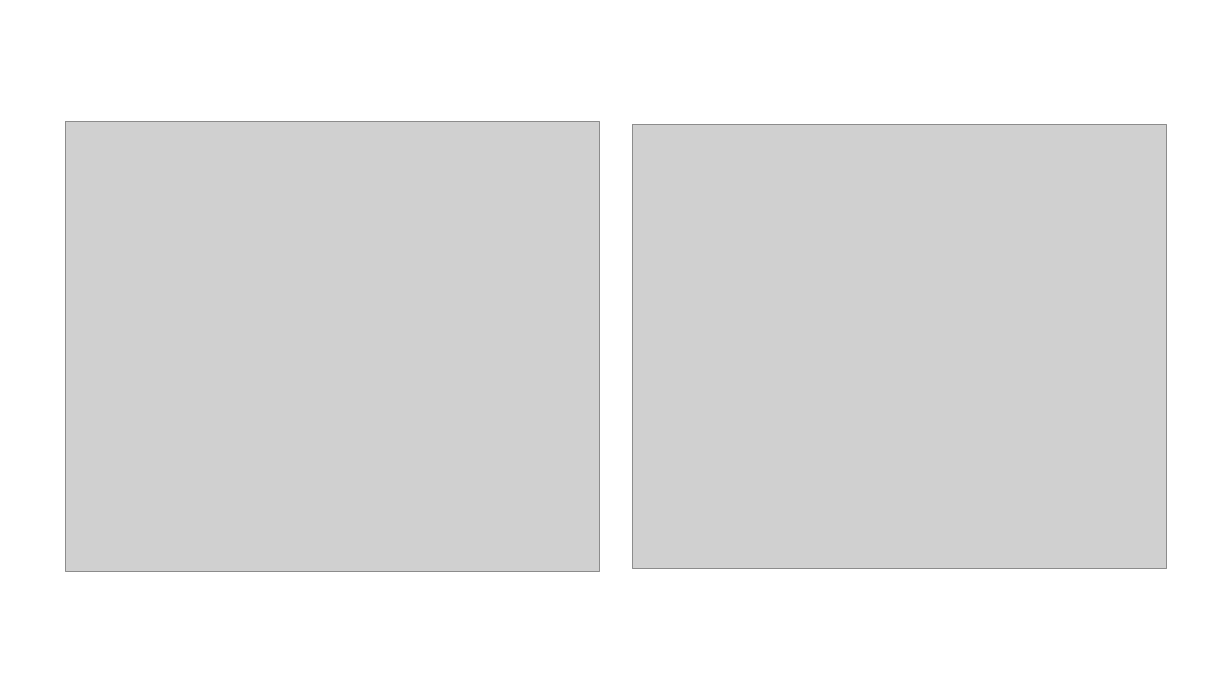
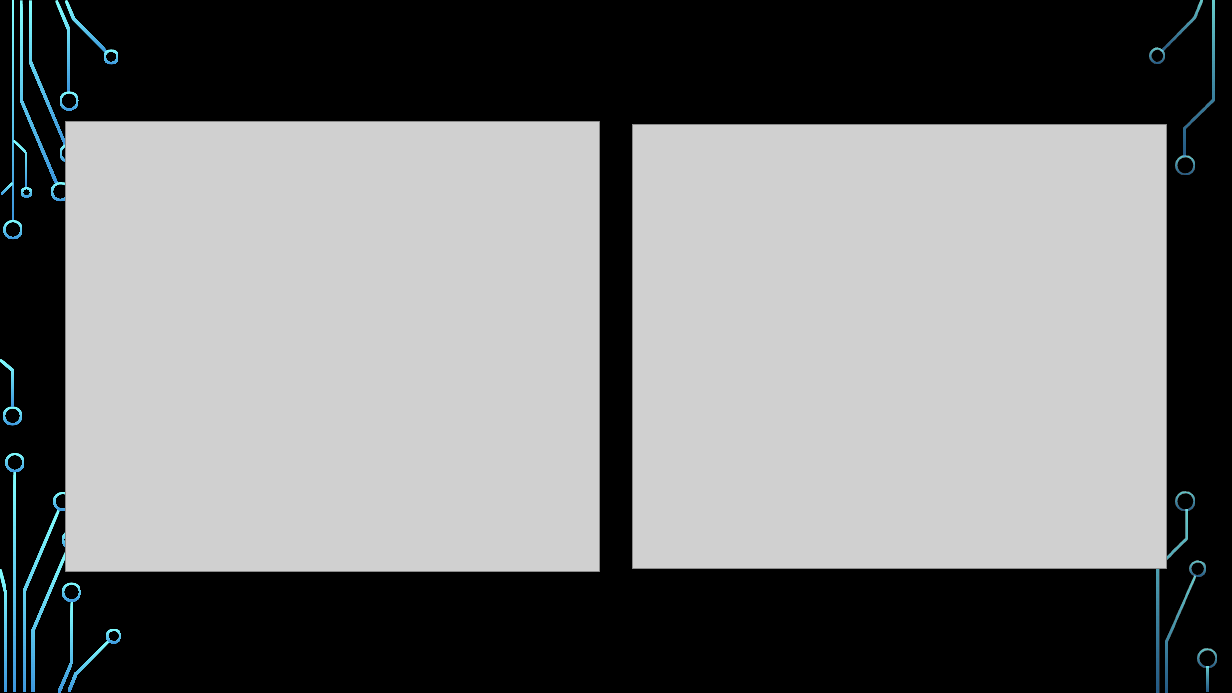
Before and after one commit to GenoShaSha/StudentHousing_Project, a slide deck: slide 8 of FinalProject.pptx. Drawn at 1232x693 pixels with LibreOffice and Linux fonts; fonts in the diff are those of the drawing; grey boxes stand for pictures; background and template pictures are left out. Boxes give left, top, right and bottom in pixels: in the first picture for what was removed or moved away, otherwise in the second. Text is boxed around its words. In the diff, an @@ line names an element or a change of style, - is before the commit and + after.

```diff
--- a/FinalProject.pptx
+++ b/FinalProject.pptx
@@ background #FFFFFF to picture (left out) @@
@@ group added at box(0, 0, 1217, 693): 33 freeform shapes, 3 rectangles @@
```
Also in this commit, not shown: 8 other slides changed, 4 slides added, 2 slides removed, 2 other files.
